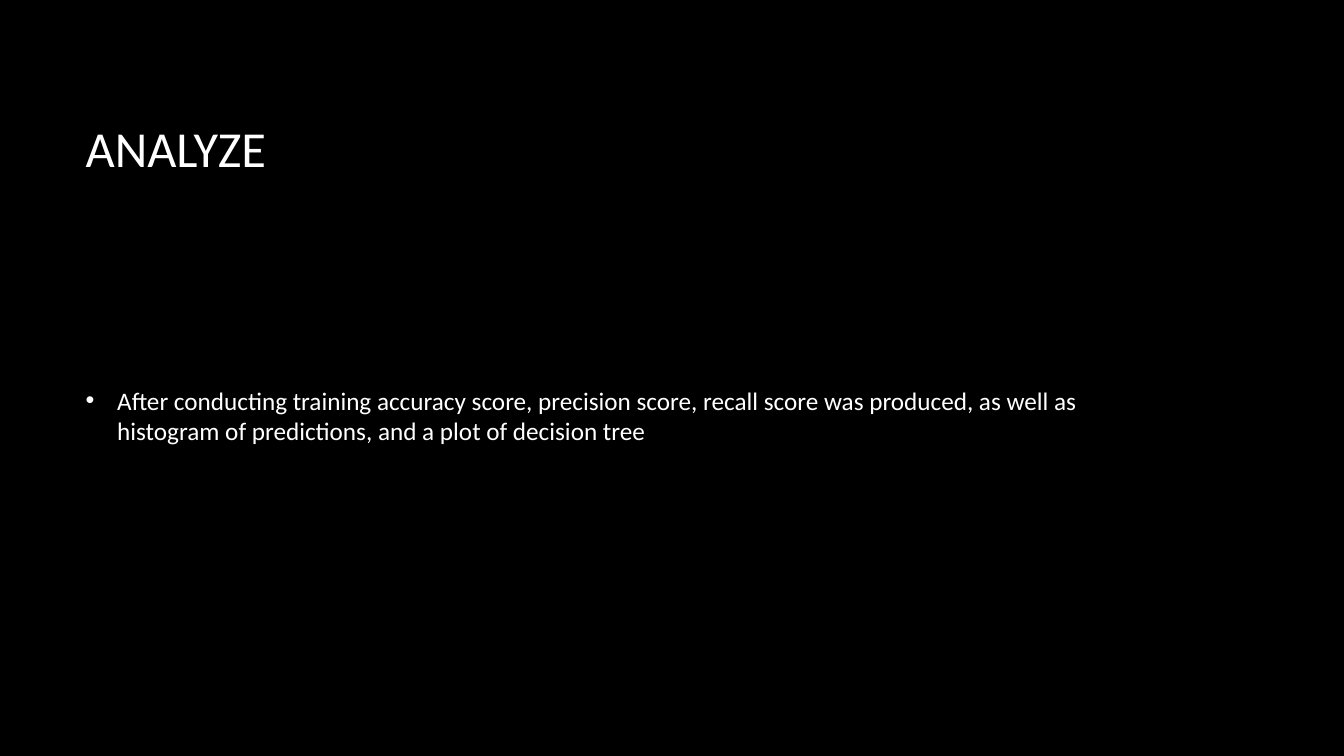
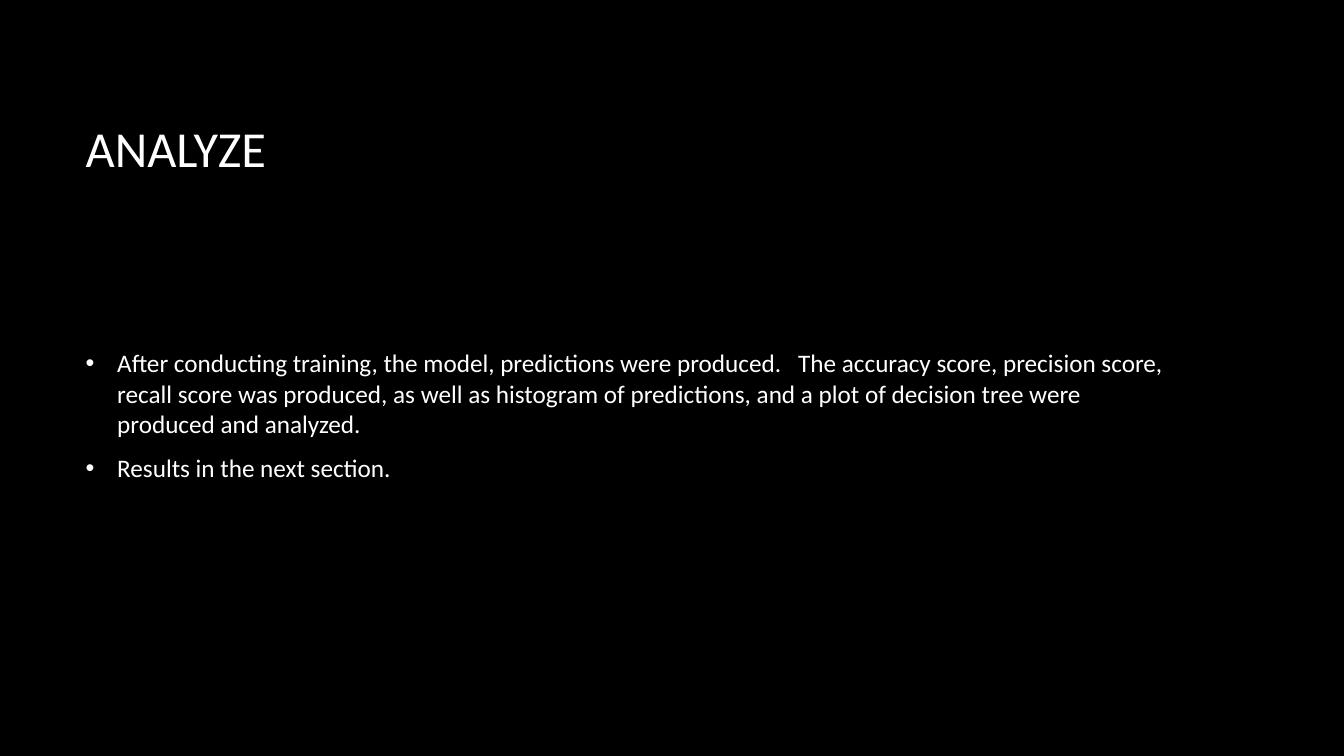
Before and after one commit to danlagos/ANA500-Week-3, a slide deck: slide 35 of Depression and Poverty.pptx. Drawn at 1344x756 pixels with LibreOffice and Linux fonts; fonts in the diff are those of the drawing; background and template pictures are left out. Boxes give left, top, right and bottom in pixels: in the first picture for what was removed or moved away, otherwise in the second. Text is boxed around its words. In the diff, an @@ line names an element or a change of style, - is before the commit and + after.

```diff
--- a/Depression and Poverty.pptx
+++ b/Depression and Poverty.pptx
@@ text at [117,354,1162,478]: text changed @@
-• After conducting training accuracy score, precision score, recall score was produced, as well as histogram of predictions, and a plot of decision tree
+• After conducting training, the model, predictions were produced. The accuracy score, precision score, recall score was produced, as well as histogram of predictions, and a plot of decision tree were produced and analyzed.
+• Results in the next section.
```
Also in this commit, not shown: 8 other slides changed, 1 slide added, 2 other files.
